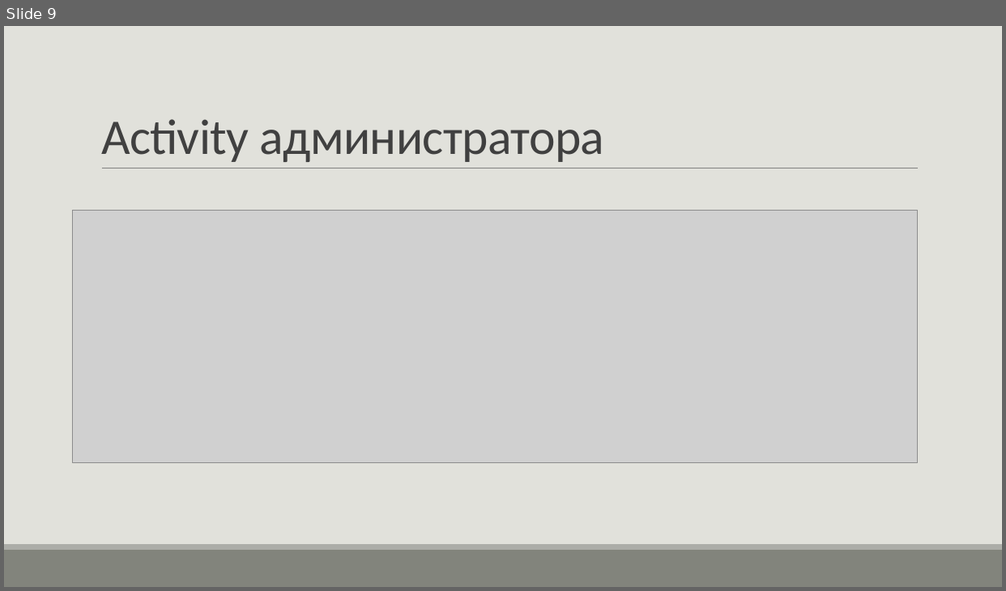
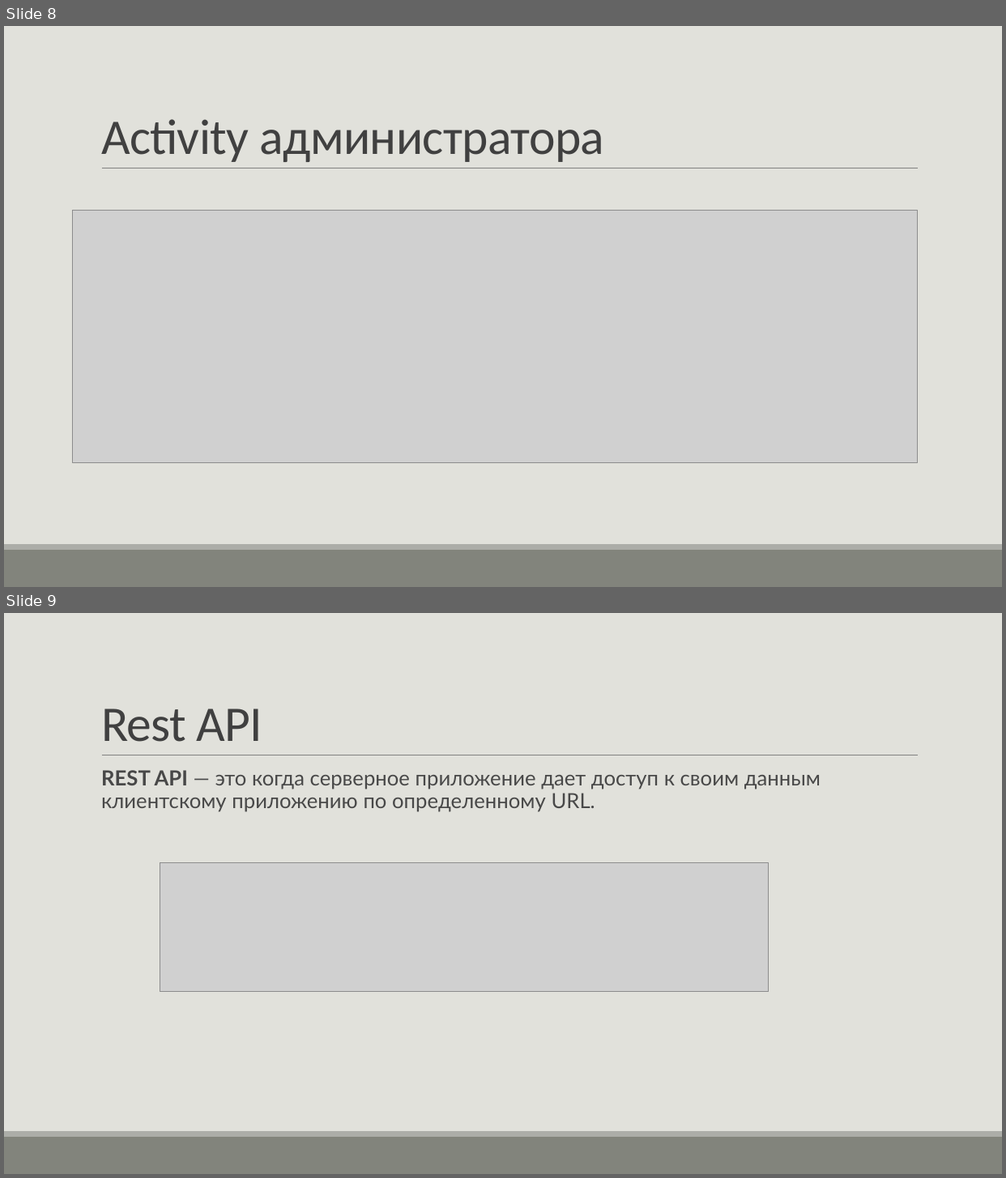
Before and after one commit to H3LLG0/Cursovoi, a slide deck: DOCS/презентация к карсовому проекту.pptx. Shown one above the other, each under a label of ours: slide 9 before the commit, slides 8 and 9 after it. The pictures are 1006x591 and 1006x1178 pixels, drawn with LibreOffice and Linux fonts; fonts in the diff are those of the drawing; grey boxes stand for pictures. Boxes give left, top, right and bottom in pixels: in the first picture for what was removed or moved away, otherwise in the second. Text is boxed around its words. In the diff, an @@ line names an element or a change of style, - is before the commit and + after.

```diff
--- a/DOCS/презентация к карсовому проекту.pptx
+++ b/DOCS/презентация к карсовому проекту.pptx
@@ slide 9 added at [4,613,1002,1174], background #E1E1DB; not listed: 3 template elements that a slide beside it also shows @@
@@ title added at [101,709,263,742], 48 pt, text #404040 @@
+Rest API
@@ text added at [101,770,820,812], 20 pt, text #484848 @@
+  REST API — это когда серверное приложение дает доступ к своим данным клиентскому приложению по определенному URL.
@@ picture added at [160,863,769,992] @@
@@ what was slide 9 is now slide 8 @@
```
Also in this commit, not shown: 2 slides changed, 1 other file.
